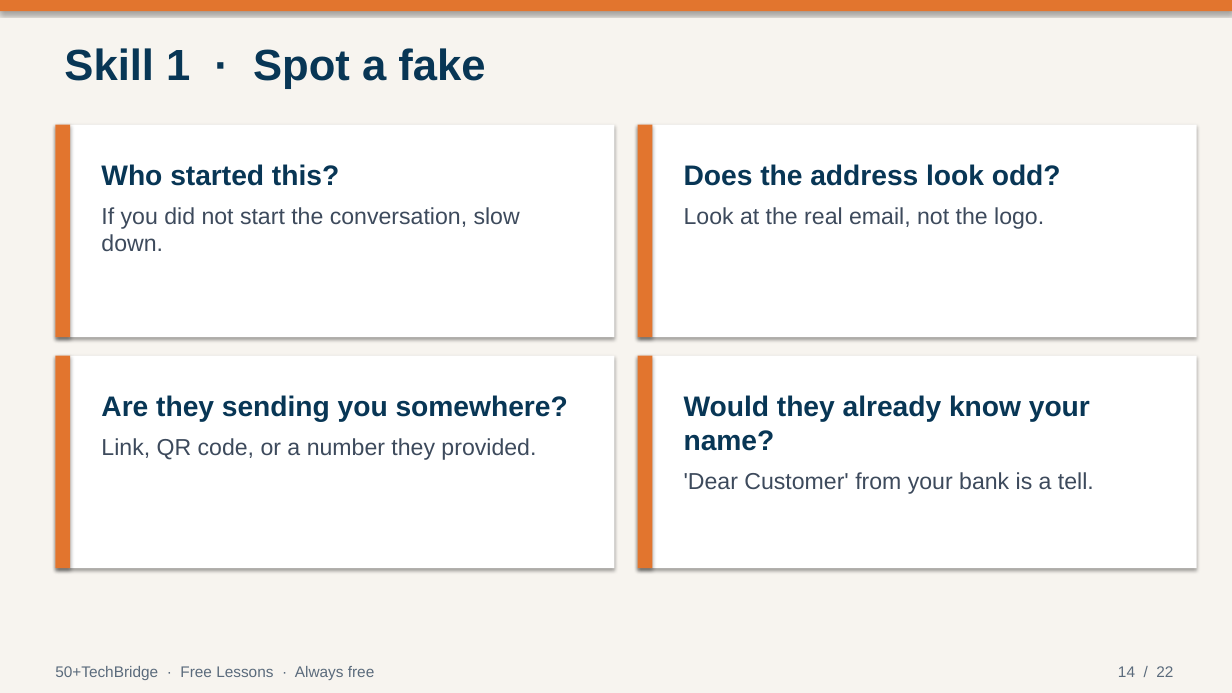
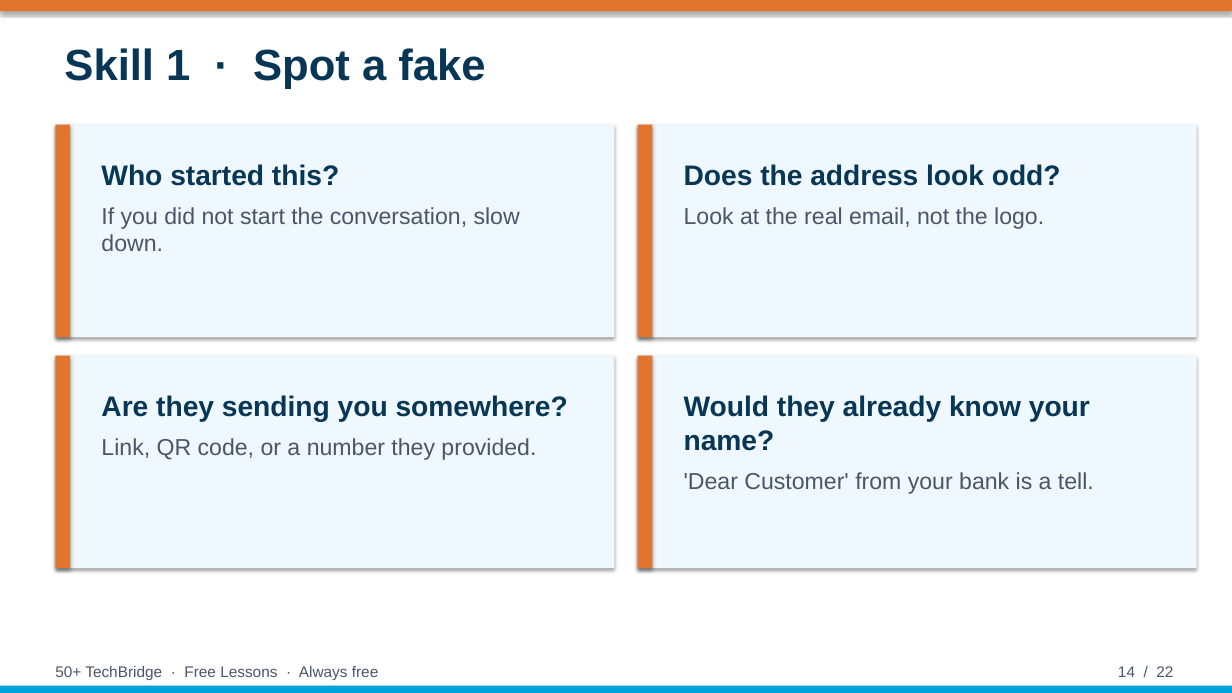
Before and after one commit to 1Profmac/1Profmac.github.io, a slide deck: slide 14 of lessons/slides/50plus-techbridge-free-lessons.pptx. Drawn at 1232x693 pixels with LibreOffice and Linux fonts; fonts in the diff are those of the drawing. Boxes give left, top, right and bottom in pixels: in the first picture for what was removed or moved away, otherwise in the second. Text is boxed around its words. In the diff, an @@ line names an element or a change of style, - is before the commit and + after.

```diff
--- a/lessons/slides/50plus-techbridge-free-lessons.pptx
+++ b/lessons/slides/50plus-techbridge-free-lessons.pptx
@@ rectangle at (0, 0, 1232, 693): fill #F7F4EF to #FFFFFF @@
@@ text at (101, 207, 520, 251): text colour #3D4A5C to #4A5568 in "If you did not start the conversation, ..." @@
@@ text at (684, 207, 1044, 229): text colour #3D4A5C to #4A5568 in "Look at the real email, not the ..." @@
@@ fill #FFFFFF to #F0F8FF in 4 elements at (55, 125, 615, 337), (638, 125, 1197, 337), (55, 356, 615, 568), (638, 356, 1197, 568) @@
@@ text at (101, 438, 536, 460): text colour #3D4A5C to #4A5568 in "Link, QR code, or a number they ..." @@
@@ text at (684, 472, 1094, 494): text colour #3D4A5C to #4A5568 in "'Dear Customer' from your bank is a ..." @@
@@ text "14 / 22" at (1118, 666, 1173, 677): text colour #5B6B7C to #4A5568 @@
@@ rectangle added at (0, 686, 1232, 693), fill #00A3DC @@
@@ text at (55, 666, 378, 680): text changed; text colour #5B6B7C to #4A5568 @@
-50+TechBridge · Free Lessons · Always free
+50+ TechBridge · Free Lessons · Always free
```
Also in this commit, not shown: 21 other slides changed, 2 other files.
